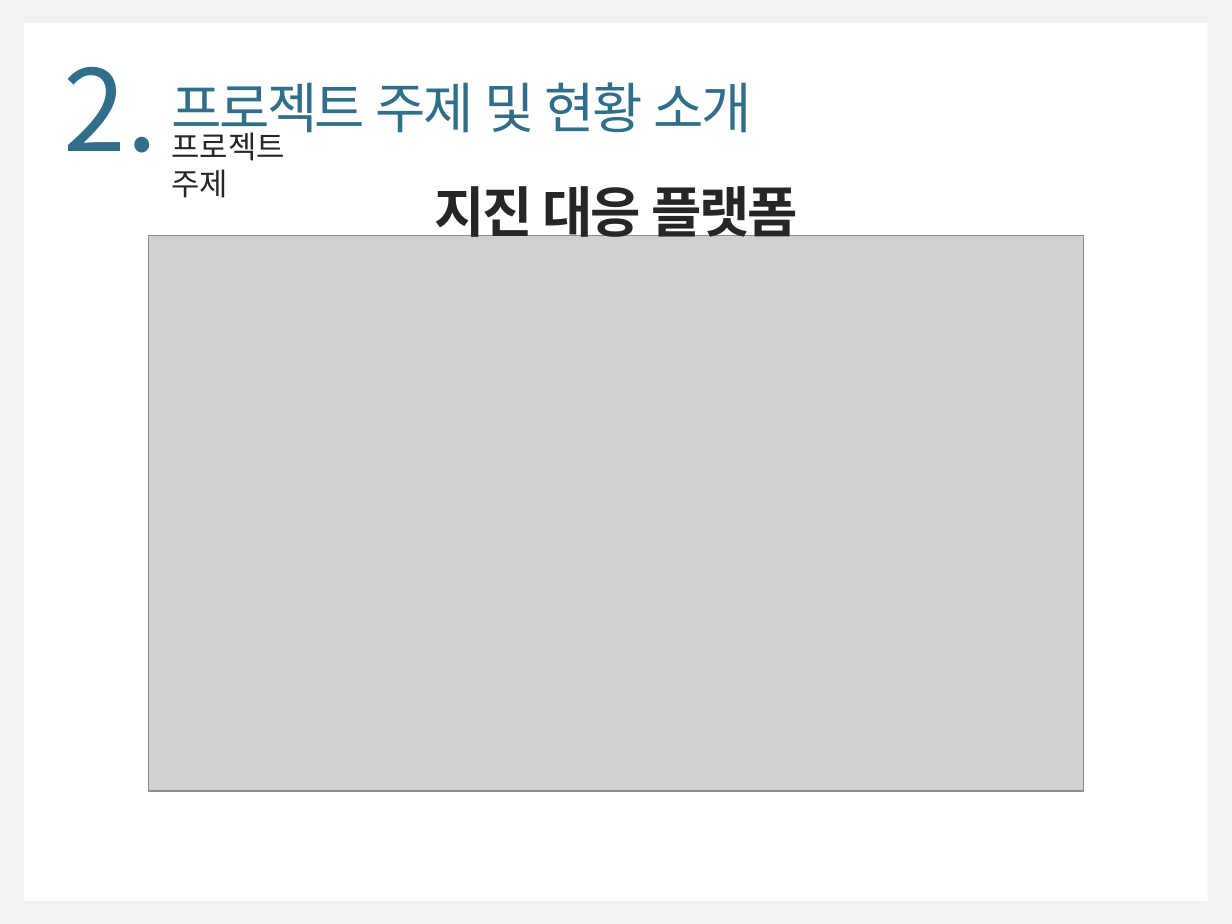
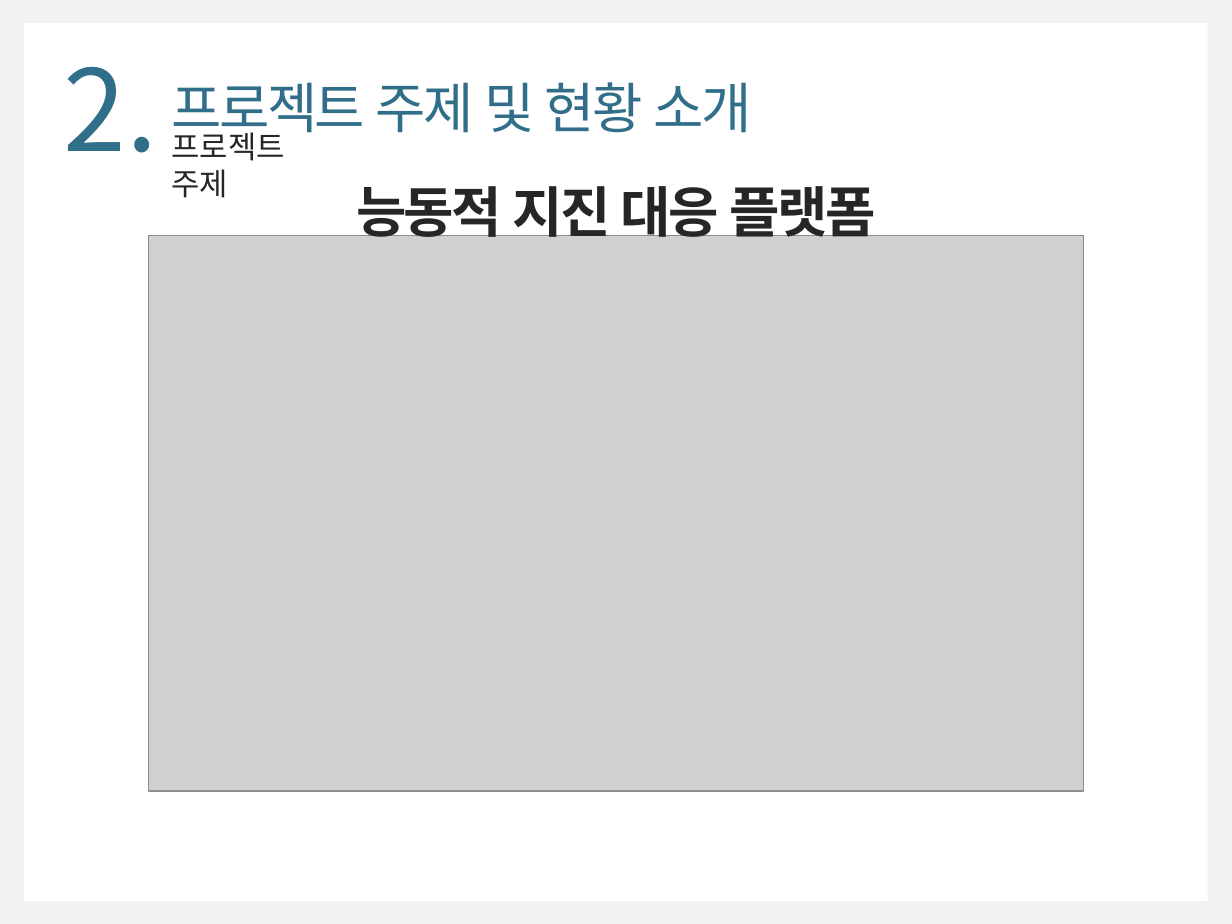
Before and after one commit to WongyuLee/KNU_SoftwareEngineering_2Team, a slide deck: slide 4 of SoftwareEngineering_2Team.pptx. Drawn at 1232x924 pixels with LibreOffice and Linux fonts; fonts in the diff are those of the drawing; grey boxes stand for pictures. Boxes give left, top, right and bottom in pixels: in the first picture for what was removed or moved away, otherwise in the second. Text is boxed around its words. In the diff, an @@ line names an element or a change of style, - is before the commit and + after.

```diff
--- a/SoftwareEngineering_2Team.pptx
+++ b/SoftwareEngineering_2Team.pptx
@@ text at <box>356,176,875,246</box>: text changed @@
-지진 대응 플랫폼
+능동적 지진 대응 플랫폼
```
Also in this commit, not shown: 11 other slides changed, 2 slides added.
